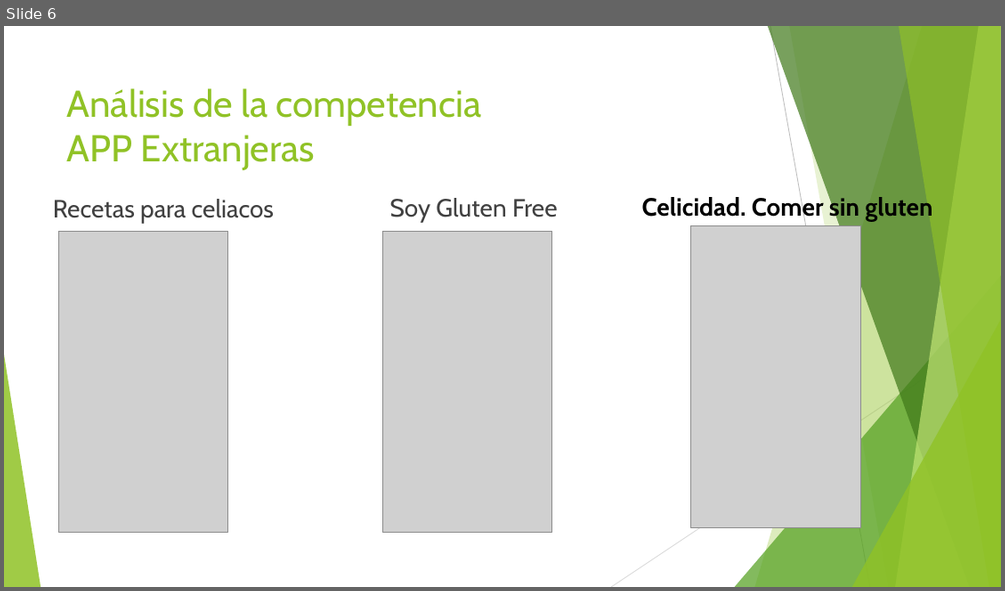
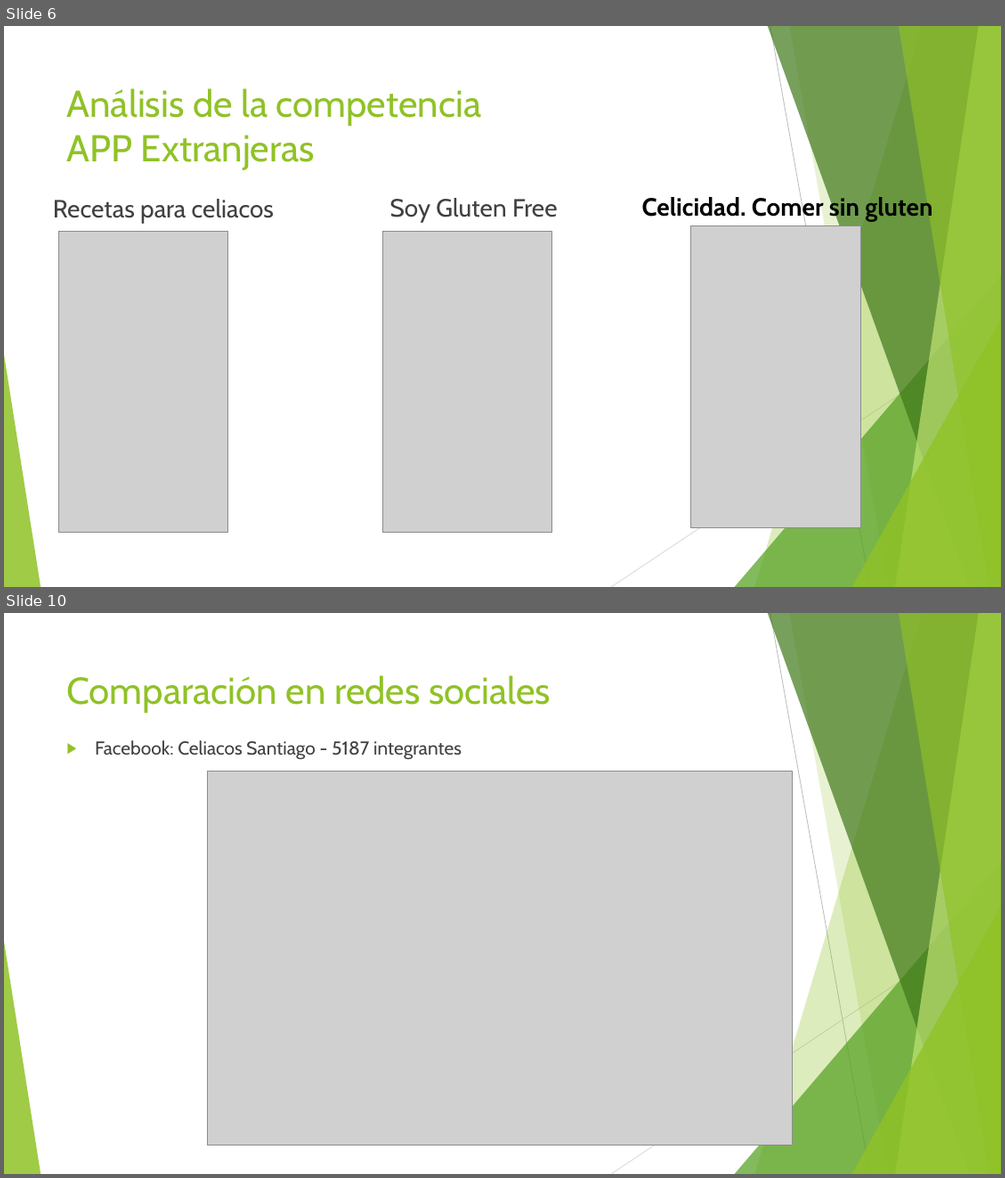
Before and after one commit to Laboratoria/scl-2018-05-bc-core-am-socialnetwork, a slide deck: anexos/Datos-analisisdelacompetencia-otros.pptx. Shown one above the other, each under a label of ours: slide 6 before the commit, slides 6 and 10 after it; the slides between them are not shown. The pictures are 1005x591 and 1005x1178 pixels, drawn with LibreOffice and Linux fonts; fonts in the diff are those of the drawing; grey boxes stand for pictures. Boxes give left, top, right and bottom in pixels: in the first picture for what was removed or moved away, otherwise in the second. Text is boxed around its words. In the diff, an @@ line names an element or a change of style, - is before the commit and + after.

```diff
--- a/anexos/Datos-analisisdelacompetencia-otros.pptx
+++ b/anexos/Datos-analisisdelacompetencia-otros.pptx
@@ slide 10 added at [4,613,1001,1174], background #FFFFFF; not listed: 10 template elements that a slide beside it also shows @@
@@ title added at [67,675,550,713], 36 pt, text #90C226 @@
+Comparación en redes sociales
@@ text added at [95,740,461,759], 18 pt, text #404040 @@
+▶ Facebook: Celiacos Santiago - 5187 integrantes
@@ picture added at [208,771,793,1144] @@
```
Also in this commit, not shown: 1 slide changed, 3 other slides added, 4 other files.
